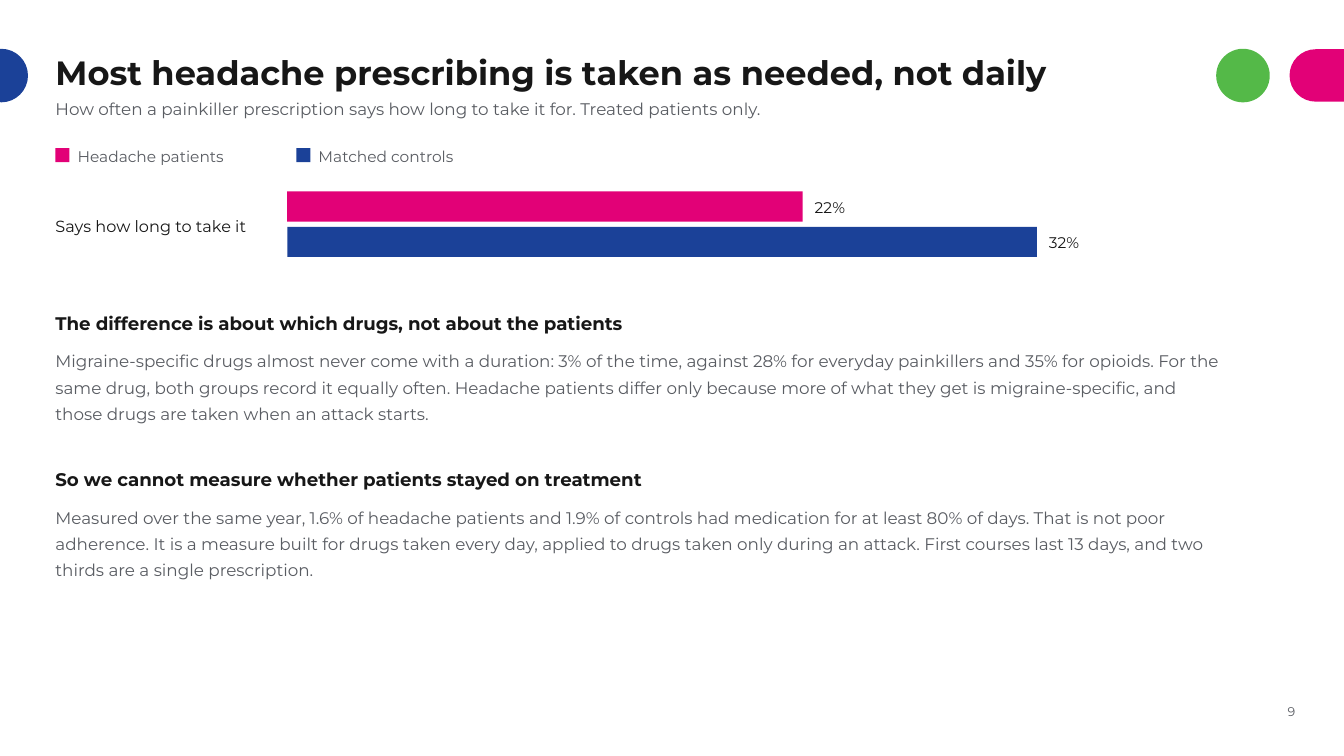
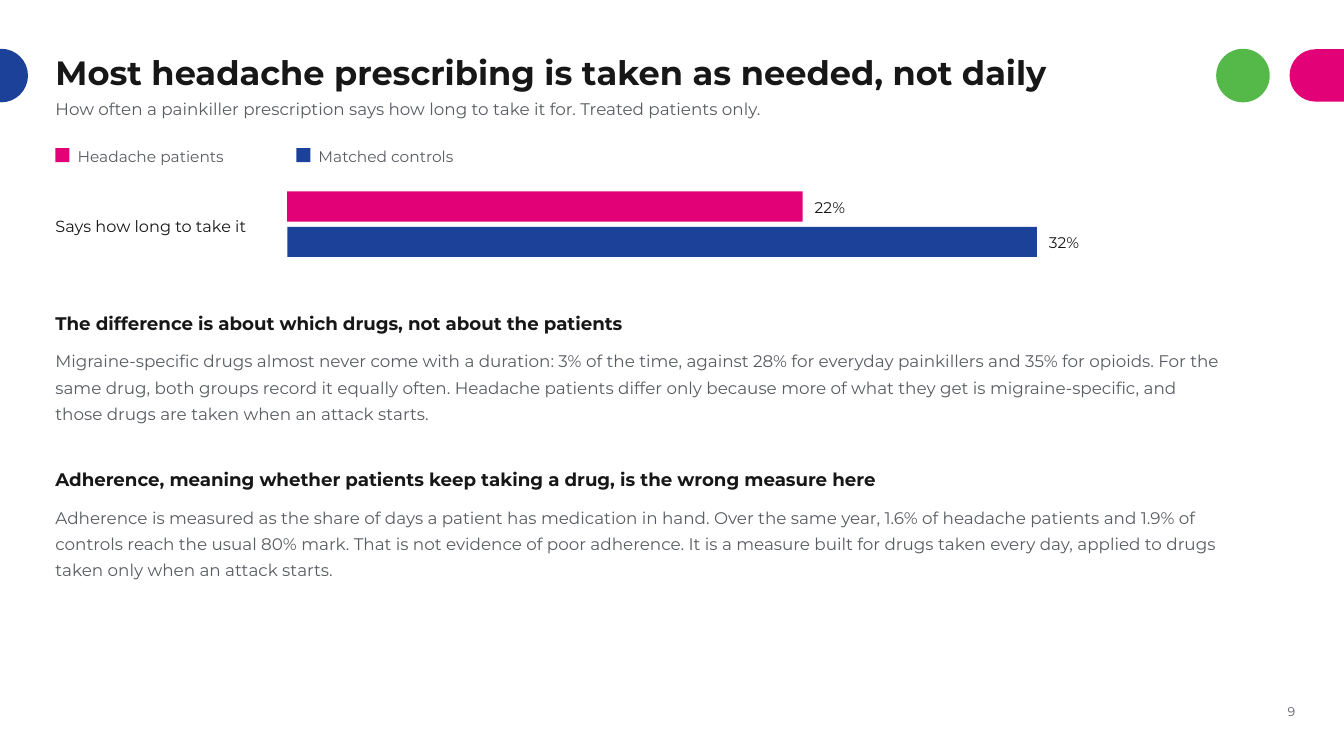
Before and after one commit to rj-irvine/de-migraine, a slide deck: slide 10 of documents/DE_Migraine_Treatment_Patterns_Summary.pptx. Drawn at 1344x756 pixels with LibreOffice and Linux fonts; fonts in the diff are those of the drawing. Boxes give left, top, right and bottom in pixels: in the first picture for what was removed or moved away, otherwise in the second. Text is boxed around its words. In the diff, an @@ line names an element or a change of style, - is before the commit and + after.

```diff
--- a/documents/DE_Migraine_Treatment_Patterns_Summary.pptx
+++ b/documents/DE_Migraine_Treatment_Patterns_Summary.pptx
@@ text at (55,471,875,490): text changed @@
-So we cannot measure whether patients stayed on treatment
+Adherence, meaning whether patients keep taking a drug, is the wrong measure here
@@ text at (55,511,1215,580): text changed @@
-Measured over the same year, 1.6% of headache patients and 1.9% of controls had medication for at least 80% of days. That is not poor adherence. It is a measure built for drugs taken every day, applied to drugs taken only during an attack. First courses last 13 days, and two thirds are a single prescription.
+Adherence is measured as the share of days a patient has medication in hand. Over the same year, 1.6% of headache patients and 1.9% of controls reach the usual 80% mark. That is not evidence of poor adherence. It is a measure built for drugs taken every day, applied to drugs taken only when an attack starts.
```
Also in this commit, not shown: 2 other slides changed, 2 other files.
